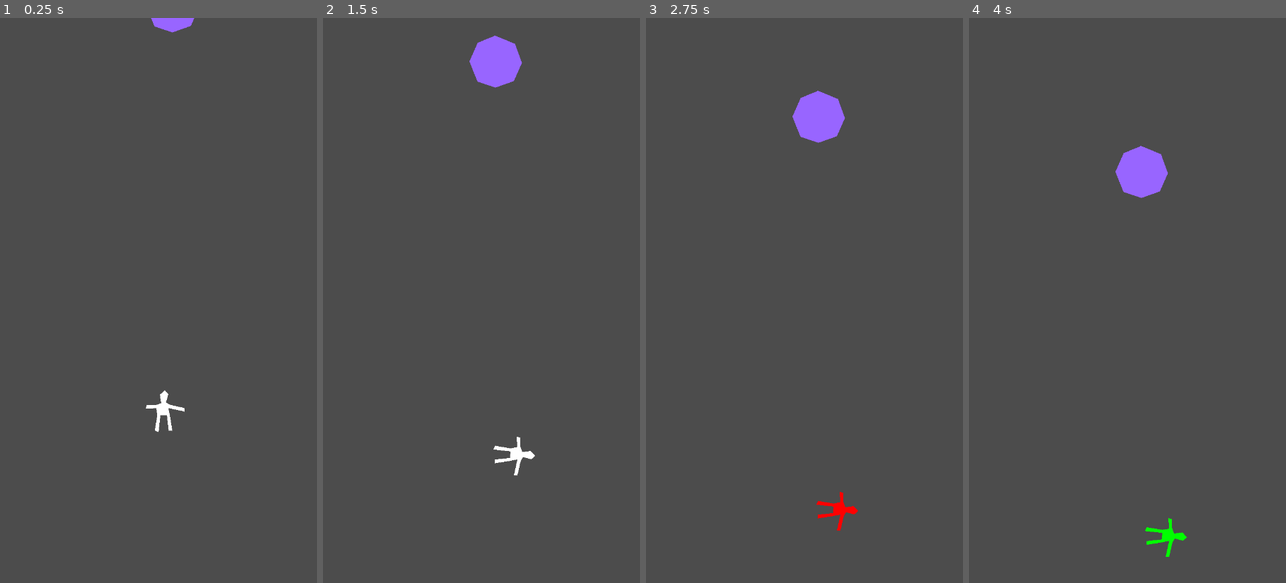
Above: before the commit, frames 1-4 (left to right).
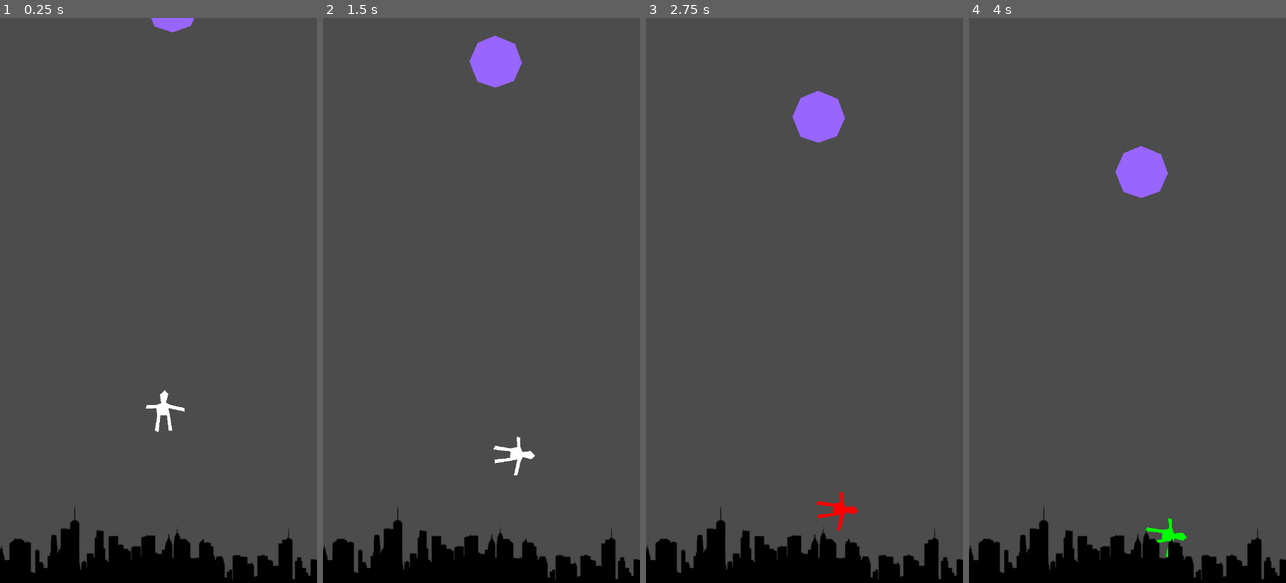
Above: after the commit, the same moments.

Repository: algch/ladrillos
Game: Godot game, scene res://main.tscn
Same seed, same stepped clock (60 frames per second), same inputs: the game is played once before the commit and once after it.
Inputs (mouse positions are in pixels of both pictures, inside the frame that each line leads up to):
- Up to frame 1 (0.25 s): no input
- Up to frame 2 (1.5 s): move the mouse to (551, 272) at 0.52 s; press the mouse at (551, 272) at 0.53 s; move the mouse to (418, 328) at 1.27 s; release the mouse at (418, 328) at 1.28 s; click (418, 328) at 1.35 s
- Up to frame 3 (2.75 s): move the mouse to (836, 176) at 2.02 s; press the mouse at (836, 176) at 2.03 s
- Up to frame 4 (4 s): move the mouse to (1111, 413) at 2.77 s; release the mouse at (1111, 413) at 2.78 s; click (1111, 413) at 2.85 s; move the mouse to (1222, 385) at 3.52 s; press the mouse at (1222, 385) at 3.53 s

The runs differ from the first frame. In frame 1, 6.0% of the frame differs, in the area x 0-100%, y 86-100%; in frame 2, 6.0%; in frame 3, 6.0%; in frame 4, 6.0%.

Commit message:
added city sprite

Diff:
--- a/default_env.tres
+++ b/default_env.tres
@@ -1,7 +1,7 @@
 [gd_resource type="Environment" load_steps=2 format=2]
 
-[sub_resource type="ProceduralSky" id=1]
+[sub_resource type="Sky" id=1]
 
 [resource]
 background_mode = 2
-background_sky = SubResource( 1 )
+sky = SubResource( 1 )
--- a/main.tscn
+++ b/main.tscn
@@ -1,10 +1,11 @@
-[gd_scene load_steps=8 format=2]
+[gd_scene load_steps=9 format=2]
 
 [ext_resource path="res://brickSpawner.tscn" type="PackedScene" id=1]
 [ext_resource path="res://player.tscn" type="PackedScene" id=2]
 [ext_resource path="res://music/Loop.ogg" type="AudioStream" id=3]
 [ext_resource path="res://main.gd" type="Script" id=4]
 [ext_resource path="res://portal.tscn" type="PackedScene" id=5]
+[ext_resource path="res://sprites/city.png" type="Texture" id=6]
 
 [sub_resource type="SegmentShape2D" id=1]
 a = Vector2( -420, 0 )
@@ -66,6 +67,10 @@
 [node name="CollisionShape2D" type="CollisionShape2D" parent="topWall"]
 shape = SubResource( 2 )
 
+[node name="city" type="Sprite" parent="."]
+position = Vector2( 392.7, 1195.39 )
+texture = ExtResource( 6 )
+
 [node name="AudioStreamPlayer" type="AudioStreamPlayer" parent="."]
 stream = ExtResource( 3 )
 [connection signal="body_entered" from="turnEnder" to="." method="_on_turnEnder_body_entered"]
--- a/project.godot
+++ b/project.godot
@@ -38,10 +38,6 @@
 }
 test={
 "deadzone": 0.5,
-"events": [ Object(InputEventKey,"resource_local_to_scene":false,"resource_name":"","device":0,"alt":false,"shift":false,"control":false,"meta":false,"command":false,"pressed":false,"scancode":84,"unicode":0,"echo":false,"script":null)
+"events": [ Object(InputEventKey,"resource_local_to_scene":false,"resource_name":"","device":0,"alt":false,"shift":false,"control":false,"meta":false,"command":false,"pressed":false,"scancode":0,"unicode":0,"echo":false,"script":null)
  ]
 }
-
-[rendering]
-
-environment/default_environment="res://default_env.tres"
Binary file added: sprites/city.png
